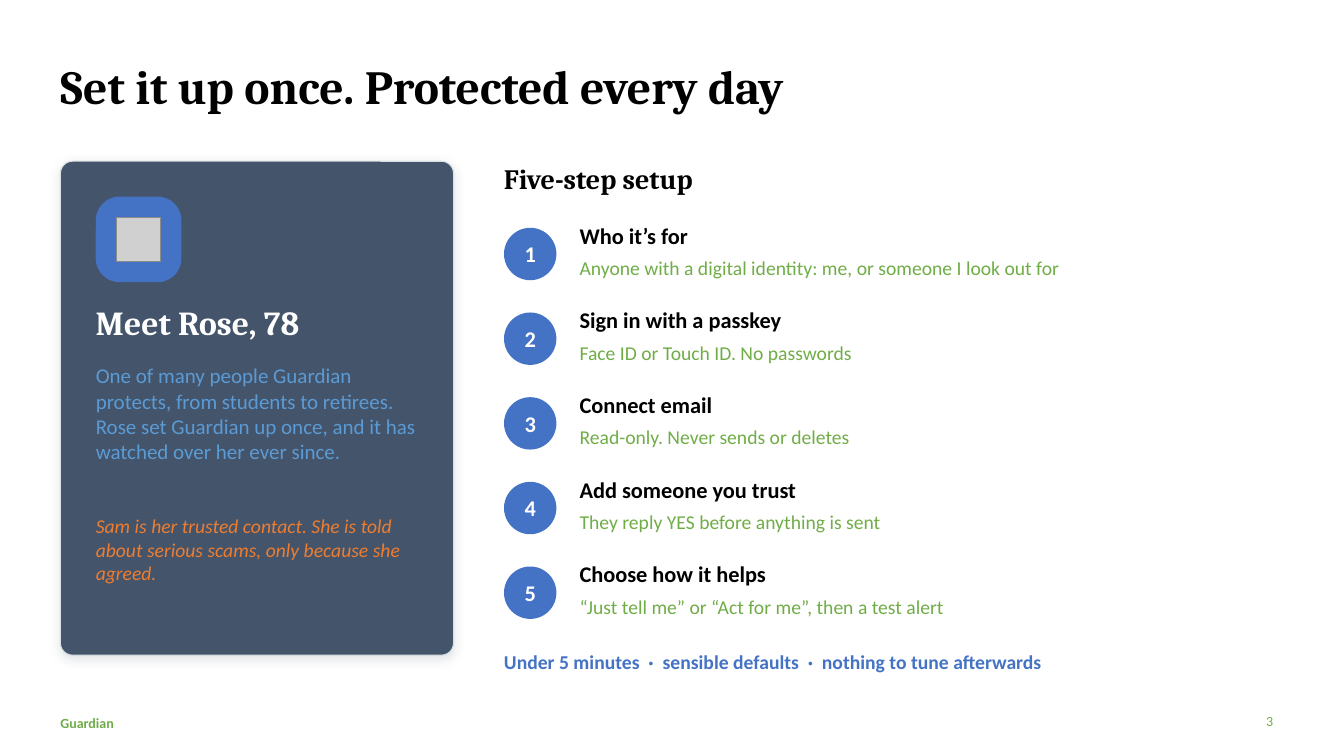
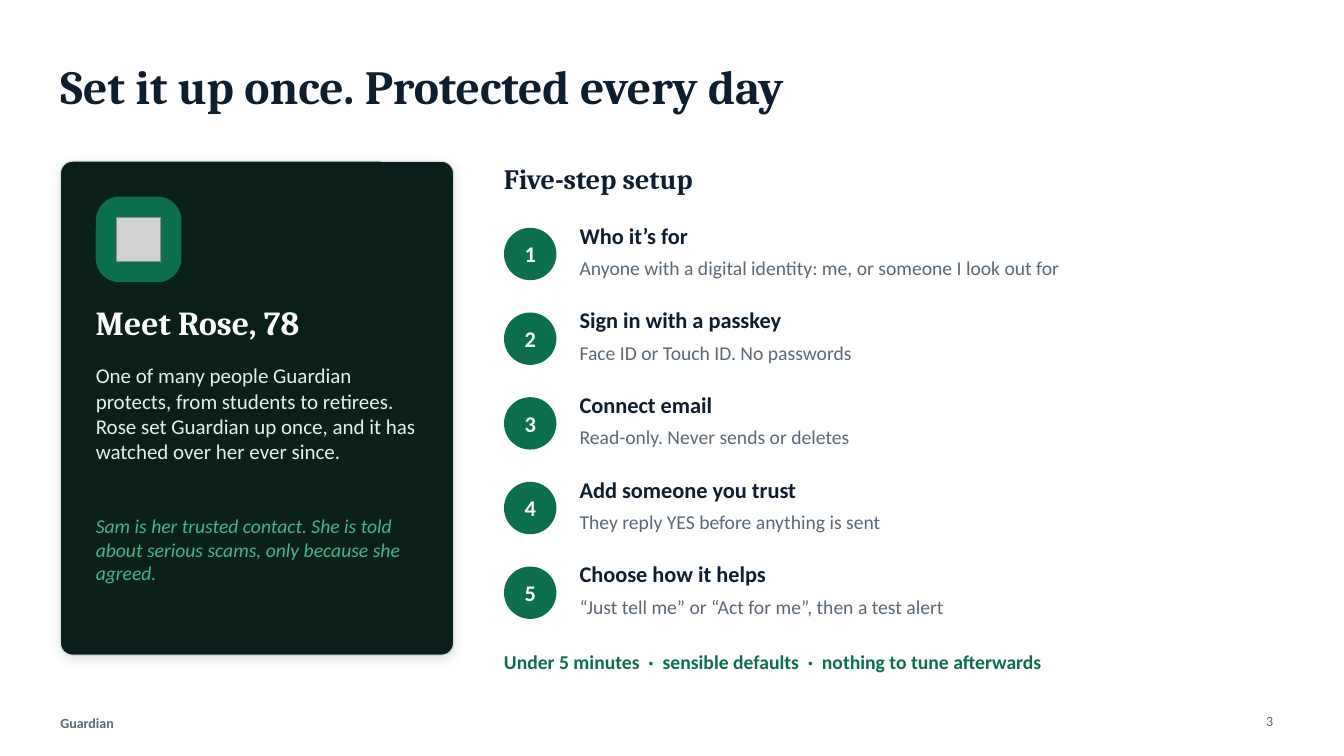
Before and after one commit to aravindramesh2806/Guardian, a slide deck: slide 3 of presentation/Guardian.pptx. Drawn at 1344x756 pixels with LibreOffice and Linux fonts; fonts in the diff are those of the drawing; grey boxes stand for pictures. Boxes give left, top, right and bottom in pixels: in the first picture for what was removed or moved away, otherwise in the second. Text is boxed around its words. In the diff, an @@ line names an element or a change of style, - is before the commit and + after.

```diff
--- a/presentation/Guardian.pptx
+++ b/presentation/Guardian.pptx
@@ rounded rectangle at (60,161,454,655): fill #44546A to #0B1F1A @@
@@ text "One of many people Guardian ..." at (96,368,415,459): text colour #5B9BD5 to #E3F1EB @@
@@ text "Sam is her trusted contact. ..." at (96,519,400,584): text colour #ED7D31 to #3FB98A @@
@@ fill #4472C4 to #0B6E4F in 6 elements at (96,197,181,282), (504,228,557,280), (504,313,557,365), (504,397,557,450), (504,482,557,534), (504,567,557,619) @@
@@ text colour #000000 to #0F1E2E in 7 elements at (60,71,783,114), (504,169,693,195), (580,228,688,244), (580,312,782,332), (580,397,712,413), (580,482,796,502), (580,566,765,586) @@
@@ text "Under 5 minutes · sensible ..." at (504,655,1041,673): text colour #4472C4 to #0B6E4F @@
@@ text colour #70AD47 to #5A6875 in 7 elements at (580,261,1059,279), (580,346,852,363), (580,430,849,447), (580,515,880,533), (580,600,943,616), (1266,717,1273,726), (60,718,113,728) @@
```
Also in this commit, not shown: 11 other slides changed, 1 other file.
